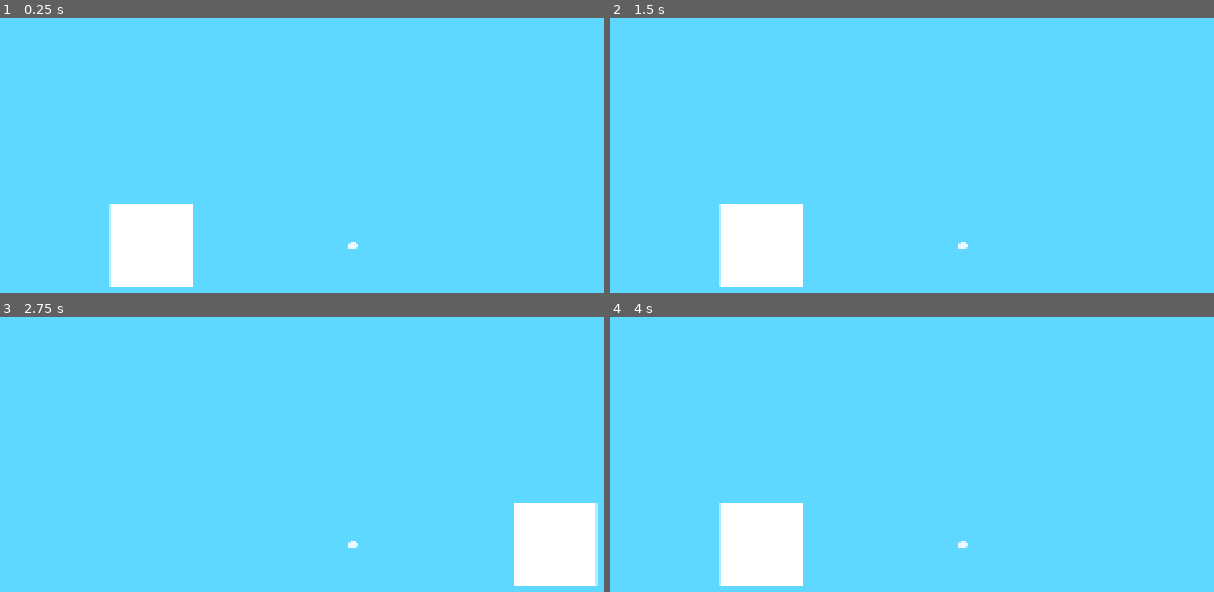
Above: before the commit, frames 1-4 (two rows, left to right).
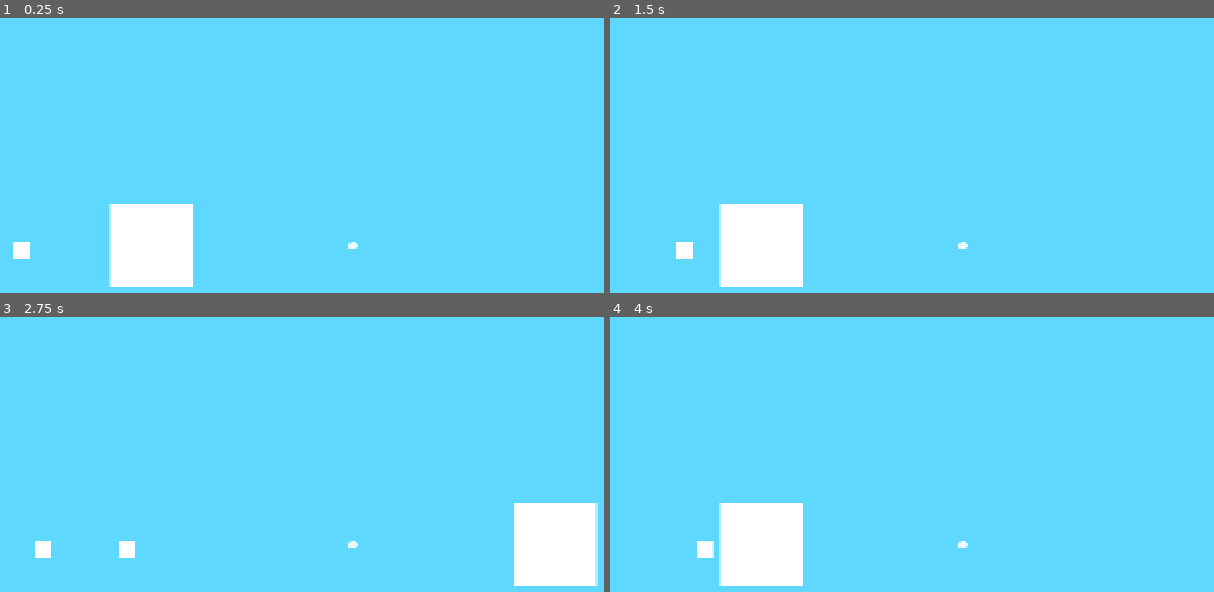
Above: after the commit, the same moments.

Repository: BessMoth/Unmatched
Game: Godot game, scene res://main.tscn
Same seed, same stepped clock (60 frames per second), same inputs: the game is played once before the commit and once after it.
Inputs:
- Up to frame 1 (0.25 s): no input
- Up to frame 2 (1.5 s): hold Right (right) 0.53-1.28 s; hold Left (left) from 1.28 s (still down)
- Up to frame 3 (2.75 s): tap Enter at 2 s; release Left (left) at 2.03 s; hold Right (right) from 2.03 s (still down)
- Up to frame 4 (4 s): release Right (right) at 2.78 s; hold Up (up) 2.78-3.53 s; hold Left (left) from 3.53 s (still down)

The runs differ from the first frame. In frame 1, 0.2% of the frame differs, in the area x 2-5%, y 81-88%; in frame 2, 0.2%; in frame 3, 0.3%, in the area x 5-23%, y 81-88%; in frame 4, 0.2%.

Commit message:
add/: collision between fire and hand

Diff:
--- a/main.tscn
+++ b/main.tscn
@@ -1,6 +1,7 @@
-[gd_scene load_steps=2 format=3 uid="uid://ur4y72wvkm8k"]
+[gd_scene load_steps=3 format=3 uid="uid://ur4y72wvkm8k"]
 
 [ext_resource type="PackedScene" uid="uid://dlf8ysbmj0qq4" path="res://src/player/player.tscn" id="1_ig7tw"]
+[ext_resource type="PackedScene" uid="uid://d24nwue6r8hmu" path="res://src/spawn/spawn.tscn" id="2_0xm2m"]
 
 [node name="Main" type="Node2D"]
 
@@ -21,3 +22,6 @@
 
 [node name="Player" parent="CanvasLayer/SubViewportContainer/SubViewport" instance=ExtResource("1_ig7tw")]
 position = Vector2(4, 214)
+
+[node name="Spawn" parent="CanvasLayer/SubViewportContainer/SubViewport" instance=ExtResource("2_0xm2m")]
+position = Vector2(134, 736)
--- a/src/fire/fire.tscn
+++ b/src/fire/fire.tscn
@@ -1,10 +1,17 @@
-[gd_scene load_steps=2 format=3 uid="uid://dl6qv5ppyxnu8"]
+[gd_scene load_steps=3 format=3 uid="uid://dl6qv5ppyxnu8"]
 
 [ext_resource type="Script" uid="uid://de7kl1awf327" path="res://src/fire/fire.gd" id="1_vaxlp"]
 
-[node name="Fire" type="Node2D"]
+[sub_resource type="RectangleShape2D" id="RectangleShape2D_vaxlp"]
+size = Vector2(40, 40)
+
+[node name="Fire" type="CharacterBody2D"]
 script = ExtResource("1_vaxlp")
 
 [node name="ColorRect" type="ColorRect" parent="."]
 offset_right = 40.0
 offset_bottom = 40.0
+
+[node name="CollisionShape2D" type="CollisionShape2D" parent="."]
+position = Vector2(20, 20)
+shape = SubResource("RectangleShape2D_vaxlp")
--- a/src/player/player.gd
+++ b/src/player/player.gd
@@ -1,5 +1,5 @@
 extends Node2D
-
+class_name Player
 @onready var hand: ColorRect = $hand
 #@export var radius:float = 100.0
 #@export var speed:float= 100.0
